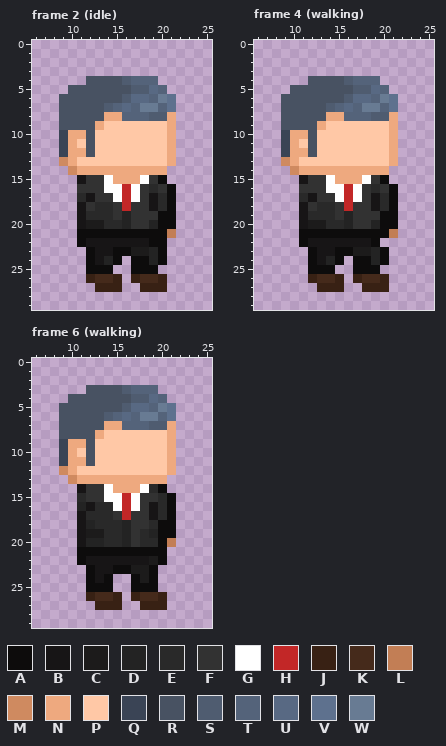
Pixel-art file, stored at sprites/characters/guy3.aseprite. Above, as it was before the edit.
43x32 pixels, 8 frames. Colours within 5 levels of each other are drawn and written as one. Shown: frame 2 (idle): x 6..25, y 0..29; frame 4 (walking): x 6..25, y 0..29; frame 6 (walking): x 6..25, y 0..29. The commit also changed other frames, which this record leaves out.
Visible layers, top first: "Layer 2", "Layer 1", "head/hair", "head/skin", "pants/shadow #2", "pants/outline", "pants/shadow", "pants/base", "torso/shadow", "torso/outline", "torso/base".
Palette (. is transparent): A #0d0c0c  B #171516  C #1c1b1b  D #232323  E #292929  F #323232  G #ffffff  H #c22727  J #382114  K #452a1b  L #c27e55  M #cf8a60  N #eea97f  P #ffc8a6  Q #3a4455  R #485262  S #4f5c70  T #54637a  U #586983  V #5e718e  W #687b93
Pixels before, frame 2 (idle), first column x 9:
 4 ...RRRRSTTT..
 5 .RRRRRRRSSUT.
 6 RRRRRRRSUUTWV
 7 RRRRRSTUTWWTV
 8 RRRRRNNTTTSSN
 9 RRRRNPPPPPPPN
10 QNNRPPPPPPPPN
11 QNPRPPPPPPPPN
12 QNNRPPPPPPPPN
13 MNPPPPPPPPPPN
14 .MNNNNNNNNNN.
15 ..BFFGNNNGFA.
16 ..FFFGGHGFEFA
17 ..EBFFGHGFBEA
18 ..BFEEFHFFBEA
19 ..BEEEFDFFFAA
20 ..BCCEEDFFDAA
21 ..AAAAAAAAAAL
22 ..ABBBBBBBAA.
23 ...ABBAACCDA.
24 ...ABDA.AADA.
25 ...AAA..AAA..
26 ...JKKJ.JKKJ.
27 ....JJJ..JJJ.
Pixels before, frame 4 (walking), first column x 9:
 4 ...RRRRSTTT..
 5 .RRRRRRRSSUT.
 6 RRRRRRRSUUTWV
 7 RRRRRSTUTWWTV
 8 RRRRRNNTTTSSN
 9 RRRRNPPPPPPPN
10 QNNRPPPPPPPPN
11 QNPRPPPPPPPPN
12 QNNRPPPPPPPPN
13 MNPPPPPPPPPPN
14 .MNNNNNNNNNN.
15 ..BFFGNNNGFA.
16 ..FFFGGHGFEFA
17 ..EBFFGHGFBEA
18 ..BFEEFHFFBEA
19 ..BEEEFDFFFAA
20 ..BCCEEDFFDAA
21 ..AAAAAAAAAAL
22 ..ABBBBBBBA..
23 ...ABBAACCDA.
24 ...ABDA.AADA.
25 ...AAA..AAA..
26 ...JKKJ.JKKJ.
27 ....JJJ..JJJ.
Pixels before, frame 6 (walking), first column x 9:
 3 ...RRRRSTTT..
 4 .RRRRRRRSSUT.
 5 RRRRRRRSUUTWV
 6 RRRRRSTUTWWTV
 7 RRRRRNNTTTSSN
 8 RRRRNPPPPPPPN
 9 QNNRPPPPPPPPN
10 QNPRPPPPPPPPN
11 QNNRPPPPPPPPN
12 MNPPPPPPPPPPN
13 .MNNNNNNNNNN.
14 ..BFFGNNNGEA.
15 ..EFFGGHGFFEA
16 ..DBEEGHGFBEA
17 ..BEEEFHFFBEA
18 ..BDEEEDFFEAA
19 ..BCCEEDFEDAA
20 ..BDDEEDFEEAL
21 ..AAAAAAAAAA.
22 ..ABBBBBBBCA.
23 ...ABBAACCA..
24 ...ABA..ACA..
25 ...AAA..AAA..
26 ...JKKJ.JKKJ.
27 ....JJJ..JJJ.
New version:
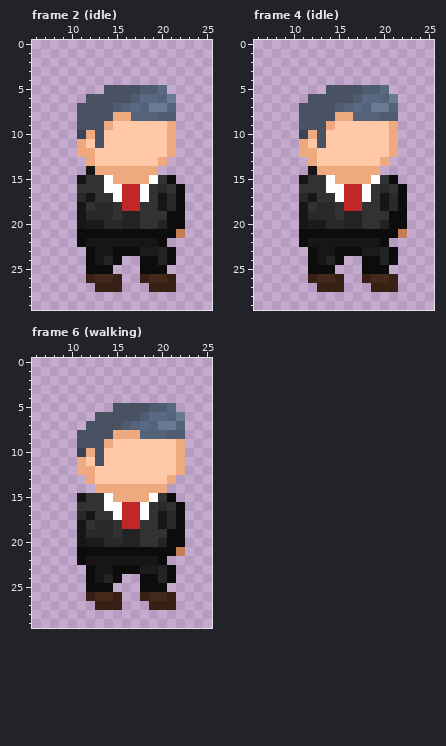
The edit:
layer "pants/shadow #2" removed
Changed rows in their new state; - is an unchanged pixel.
Frame 2 (idle):
first column x 9:
 4 ---........---
 5 -....---R-SU--
 6 ...----RS-UTW-
 7 ..---RSTUT-WT-
 8 ..---R-N--T-S-
 9 ..--RN--------
10 ..QNR---------
11 ..NPR---------
12 ..-N----------
13 ...N-------N.-
14 -..B-------.--
15 ---------NGFA-
16 --------HGFEFA
17 --------HGFBEA
18 --------H-FBEA
19 --------D--F-A
20 --------D-FD-A
21 ------------AL
22 ----------B---
23 --------A-CDA-
24 --------.-ADA-
25 --------.--A--
26 --------.J-KJ-
27 ---------.--J-
Frame 4 (idle):
first column x 9:
 4 ---........---
 5 -....---R-SU--
 6 ...----RS-UTW-
 7 ..---RSTUT-WT-
 8 ..---R-N--T-S-
 9 ..--RN--------
10 ..QNR---------
11 ..NPR---------
12 ..-N----------
13 ...N-------N.-
14 -..B-------.--
15 ---------NGFA-
16 --------HGFEFA
17 --------HGFBEA
18 --------H-FBEA
19 --------D--F-A
20 --------D-FD-A
21 ------------AL
22 ----------BA--
23 --------A-CDA-
24 --------.-ADA-
25 --------.--A--
26 --------.J-KJ-
27 ---------.--J-
Frame 6 (walking):
first column x 9:
 3 ---........---
 4 -...........--
 5 ......-RRRSSU-
 6 ....-RRRRSUUTW
 7 ...--RRS-UTWWT
 8 ..--RRNNNTTTSS
 9 ..R-RN------PN
10 ..QNR-------PN
11 ..-PR-------PN
12 ..NN--------PN
13 -..-PPPPPPPPN-
14 --..NN---NNN--
15 --B---NNNNGF--
16 --FFFG--HGF-FA
17 --EBFFG-HGFBEA
18 ---F--FHH-FBEA
19 ---EE-F-DFFF-A
20 ---CC---DFFDAA
21 ------------AL
22 ----------B---
23 --------A-CDA-
24 -----DA-.A-DA-
25 --------.--A--
26 --------.J-KJ-
27 ---------.--J-
Changed places in both pictures, as pixel boxes (x1, y1, x2, y2):
changed: (59, 76, 185, 292)
changed: (281, 76, 407, 292)
changed: (59, 385, 185, 610)
